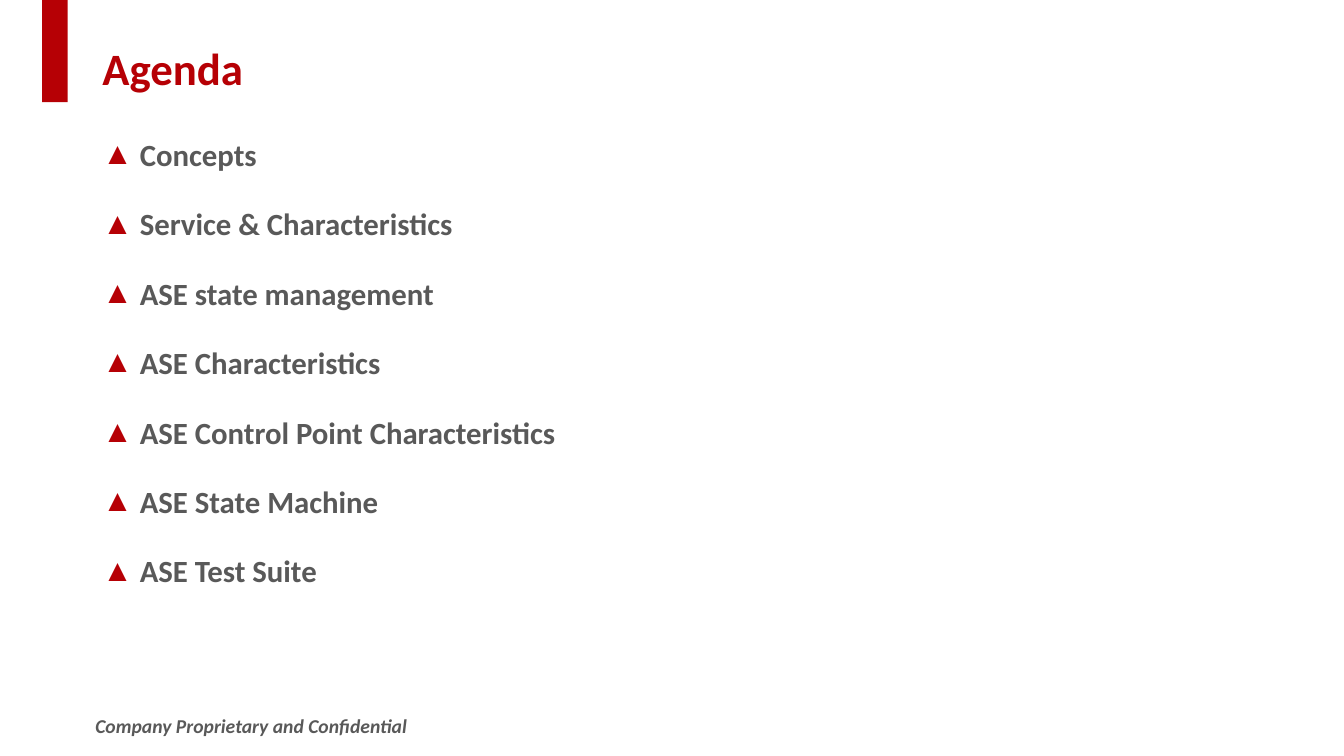
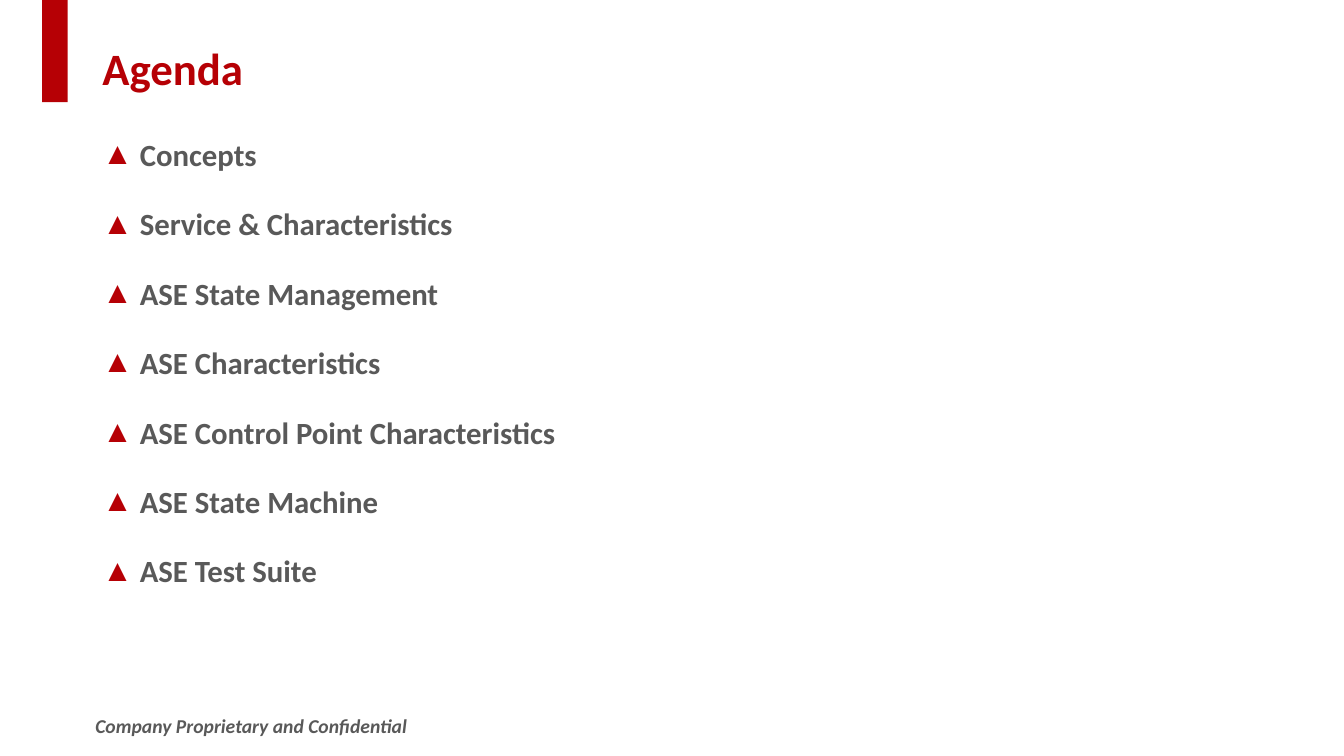
Before and after one commit to SWJTUjch/obsidian, a slide deck: slide 2 of Bluetooth/LE Audio/ASCS/LE_Audio_ASCS_sharing.pptx. Drawn at 1344x756 pixels with LibreOffice and Linux fonts; fonts in the diff are those of the drawing; background and template pictures are left out. Boxes give left, top, right and bottom in pixels: in the first picture for what was removed or moved away, otherwise in the second. Text is boxed around its words. In the diff, an @@ line names an element or a change of style, - is before the commit and + after.

```diff
--- a/Bluetooth/LE Audio/ASCS/LE_Audio_ASCS_sharing.pptx
+++ b/Bluetooth/LE Audio/ASCS/LE_Audio_ASCS_sharing.pptx
@@ text at box(140, 285, 438, 310): text changed @@
-▲ ASE state management
+▲ ASE State Management
```
Also in this commit, not shown: 6 other slides changed.
